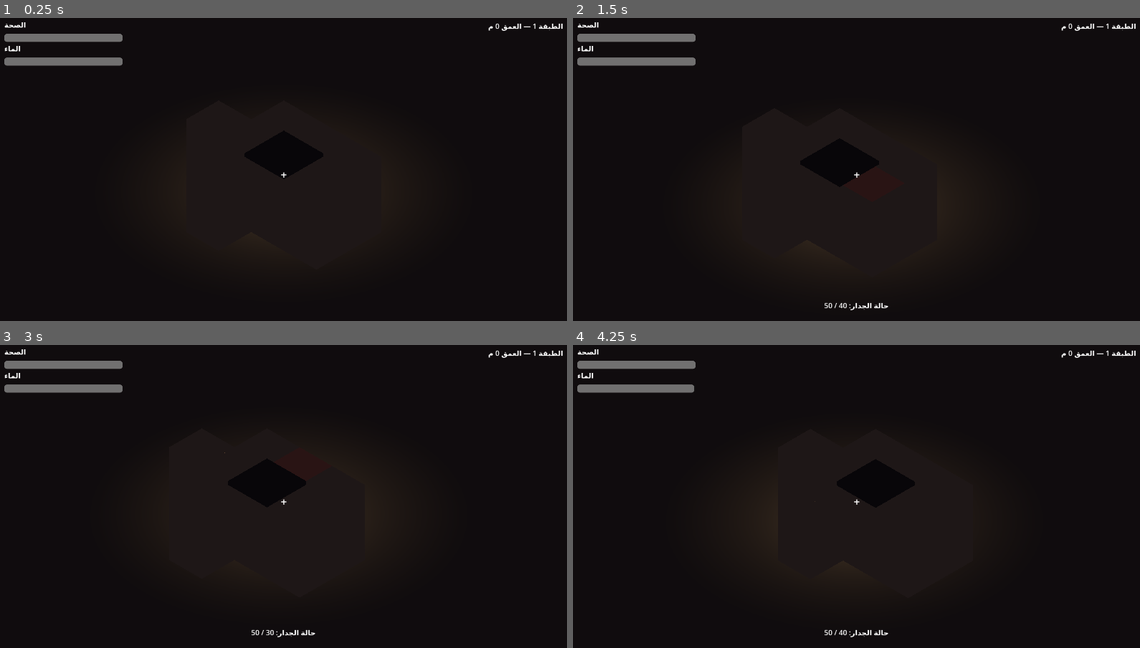
Above: before the commit, frames 1-4 (two rows, left to right).
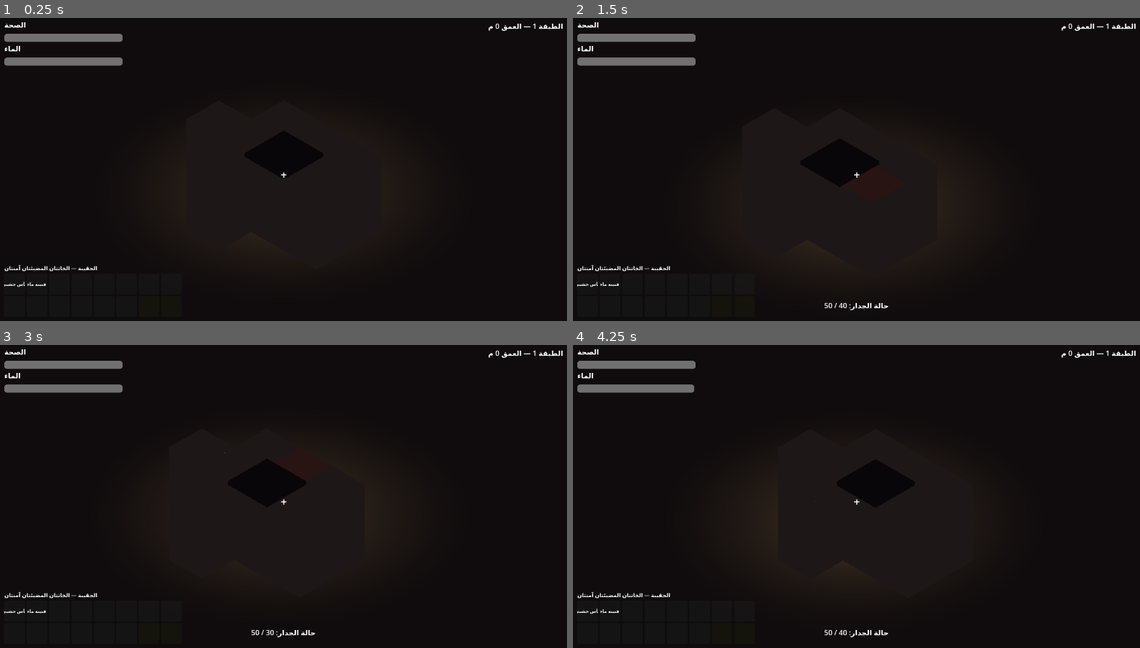
Above: after the commit, the same moments.

Repository: vallenelreec-ux/Abyss-Pod
Game: Godot game, scene res://scenes/world/Main.tscn
The game is run twice, just before and just after one commit, with the same random seed, the same clock (stepped at 60 frames per second) and the same inputs.
Inputs (mouse positions are in pixels of both pictures, inside the frame that each line leads up to):
- Up to frame 1 (0.25 s): no input
- Up to frame 2 (1.5 s): tap Enter at 0.5 s; move the mouse to (981, 157) at 0.52 s; press the mouse at (981, 157) at 0.53 s; hold D (move_right) 0.53-1.28 s; tap Space (jump) at 0.77 s; move the mouse to (743, 190) at 1.27 s; release the mouse at (743, 190) at 1.28 s; hold S (move_back) from 1.28 s (still down); click (743, 190) at 1.35 s
- Up to frame 3 (3 s): tap Space (jump) at 1.52 s; move the mouse to (340, 429) at 2.02 s; release S (move_back) at 2.03 s; press the mouse at (340, 429) at 2.03 s; hold D (move_right) 2.03-2.78 s; move the mouse to (255, 566) at 2.77 s; release the mouse at (255, 566) at 2.78 s; hold W (move_forward) from 2.78 s (still down); click (255, 566) at 2.85 s
- Up to frame 4 (4.25 s): tap Space (jump) at 3.02, 3.77 s; move the mouse to (1026, 551) at 3.52 s; release W (move_forward) at 3.53 s; press the mouse at (1026, 551) at 3.53 s; hold A (move_left) from 3.53 s (still down)

The runs differ from the first frame. In frame 1, 0.2% of the frame differs, in the area x 0-18%, y 81-89%; in frame 2, 0.2%; in frame 3, 0.2%; in frame 4, 0.2%.

Commit message:
Milestone 3: inventory system (16 slots, 2 safe), HUD bag UI, starting gear, wall drops
Co-authored-by: vallenelreec-ux <vallenelreec-ux@users.noreply.github.com>

Diff:
--- a/scenes/player/Player.tscn
+++ b/scenes/player/Player.tscn
@@ -1,7 +1,8 @@
-[gd_scene load_steps=6 format=3]
+[gd_scene load_steps=7 format=3]
 
 [ext_resource type="Script" path="res://scripts/player/player.gd" id="1_player"]
 [ext_resource type="Script" path="res://scripts/digging/digging.gd" id="2_digging"]
+[ext_resource type="Script" path="res://scripts/systems/inventory.gd" id="3_inventory"]
 
 [sub_resource type="CapsuleShape3D" id="capsule"]
 radius = 0.35
@@ -42,3 +43,6 @@
 
 [node name="SwingTimer" type="Timer" parent="Digging"]
 one_shot = true
+
+[node name="Inventory" type="Node" parent="."]
+script = ExtResource("3_inventory")
--- a/scenes/ui/HUD.tscn
+++ b/scenes/ui/HUD.tscn
@@ -90,3 +90,24 @@
 theme_override_font_sizes/font_size = 20
 text = ""
 horizontal_alignment = 1
+
+[node name="InventoryPanel" type="VBoxContainer" parent="Root"]
+anchor_top = 1.0
+anchor_bottom = 1.0
+offset_left = 16.0
+offset_top = -160.0
+offset_right = 440.0
+offset_bottom = -16.0
+grow_vertical = 0
+theme_override_constants/separation = 4
+
+[node name="InvLabel" type="Label" parent="Root/InventoryPanel"]
+layout_mode = 2
+theme_override_font_sizes/font_size = 12
+text = "الحقيبة — الخانتان المضيئتان آمنتان"
+
+[node name="Grid" type="GridContainer" parent="Root/InventoryPanel"]
+layout_mode = 2
+columns = 8
+theme_override_constants/h_separation = 4
+theme_override_constants/v_separation = 4
--- a/scripts/digging/digging.gd
+++ b/scripts/digging/digging.gd
@@ -8,6 +8,13 @@
 const HITS_PER_WATER_TICK := 5
 const WATER_COST_PER_TICK := 1.0
 const SWING_COOLDOWN := 0.45
+## الغنيمة عند كسر الجدار حسب نوعه (الفراغ لا يعطي شيئاً) — جسر اختبار للمرحلة 3.
+const DROP_BY_HINT := {
+	0: "ore_rock",
+	1: "ore_metal",
+	2: "",
+	3: "water_sample",
+}
 
 var _hits_since_water_tick := 0
 
@@ -36,3 +43,7 @@
 			player.use_water(WATER_COST_PER_TICK)
 		if "hp" in target:
 			wall_hit.emit(target.hp, target.max_hp)
+			if target.hp <= 0.0 and "hint" in target:
+				var drop: String = DROP_BY_HINT.get(target.hint, "")
+				if not drop.is_empty():
+					player.inventory.add_item(drop)
--- a/scripts/player/player.gd
+++ b/scripts/player/player.gd
@@ -18,8 +18,13 @@
 ## آخر اتجاه حركة أفقي، يستخدمه نظام الحفر لتحديد الجدار المستهدف.
 var last_move_dir := Vector3(0, 0, -1)
 
+@onready var inventory: Node = $Inventory
+
 func _ready() -> void:
 	spawn_point = global_position
+	# التجهيز الابتدائي حسب GDD: فأس خشبي وقنينة ماء
+	inventory.add_item("axe_wood")
+	inventory.add_item("water_bottle")
 	health_changed.emit(health, MAX_HEALTH)
 	water_changed.emit(water, MAX_WATER)
 
--- /dev/null
+++ b/scripts/systems/inventory.gd
@@ -0,0 +1,60 @@
+extends Node
+## نظام المخزون: 16 خانة فقط، كل عنصر يشغل خانة واحدة (بلا تكديس)،
+## والخانتان الأخيرتان آمنتان ولا يفقد محتواهما عند الموت (المرحلة 5).
+
+signal changed(items: Array)
+
+const SLOT_COUNT := 16
+const SAFE_SLOTS := [14, 15]
+
+var items: Array = []
+
+func _ready() -> void:
+	items.resize(SLOT_COUNT)
+	items.fill("")
+
+func is_safe_slot(index: int) -> bool:
+	return index in SAFE_SLOTS
+
+## يضيف عنصراً في أول خانة فارغة. prefer_safe يبحث في الخانات الآمنة أولاً.
+## يعيد false إن امتلأت الحقيبة — قرار تكتيكي: ماذا يحمل اللاعب وماذا يترك.
+func add_item(item_id: String, prefer_safe := false) -> bool:
+	if item_id.is_empty():
+		return false
+	var order: Array = range(SLOT_COUNT)
+	if prefer_safe:
+		order = SAFE_SLOTS.duplicate()
+		for i in range(SLOT_COUNT):
+			if not order.has(i):
+				order.append(i)
+	for i in order:
+		if items[i] == "":
+			items[i] = item_id
+			changed.emit(items)
+			return true
+	return false
+
+func remove_item(item_id: String) -> bool:
+	for i in SLOT_COUNT:
+		if items[i] == item_id:
+			items[i] = ""
+			changed.emit(items)
+			return true
+	return false
+
+func has_item(item_id: String) -> bool:
+	return items.has(item_id)
+
+func is_full() -> bool:
+	return not items.has("")
+
+## الخانات الآمنة فقط: تُستخدم لحفظ الموارد النادرة.
+func add_to_safe_slot(item_id: String) -> bool:
+	if item_id.is_empty():
+		return false
+	for i in SAFE_SLOTS:
+		if items[i] == "":
+			items[i] = item_id
+			changed.emit(items)
+			return true
+	return add_item(item_id)
--- /dev/null
+++ b/scripts/systems/items.gd
@@ -0,0 +1,10 @@
+class_name Items
+## سجل العناصر: معرّف كل عنصر واسمه المعروض في الواجهة.
+
+const DATA := {
+	"axe_wood": {"name": "فأس خشبي"},
+	"water_bottle": {"name": "قنينة ماء"},
+	"ore_rock": {"name": "خام صخري"},
+	"ore_metal": {"name": "خام معدني"},
+	"water_sample": {"name": "عينة ماء"},
+}
--- a/scripts/ui/hud.gd
+++ b/scripts/ui/hud.gd
@@ -1,16 +1,38 @@
 extends CanvasLayer
-## واجهة اللعب: الصحة، الماء، مؤشر التصويب، وعمق الطبقة.
+## واجهة اللعب: الصحة، الماء، الحقيبة (16 خانة)، مؤشر التصويب، وعمق الطبقة.
+
+const SLOT_SIZE := 46.0
+const SAFE_SLOT_COLOR := Color(1.0, 1.0, 0.45)
 
 @onready var health_bar: ProgressBar = $Root/TopLeft/HealthBar
 @onready var water_bar: ProgressBar = $Root/TopLeft/WaterBar
 @onready var depth_label: Label = $Root/DepthLabel
 @onready var wall_label: Label = $Root/WallInfo
 @onready var message_label: Label = $Root/Message
+@onready var inventory_grid: GridContainer = $Root/InventoryPanel/Grid
 
 var _player: CharacterBody3D
+var _slot_labels: Array = []
 
 func _ready() -> void:
 	_player = get_parent().get_node("Player")
+	_build_inventory_grid()
+
+func _build_inventory_grid() -> void:
+	for i in _player.inventory.SLOT_COUNT:
+		var panel := Panel.new()
+		panel.custom_minimum_size = Vector2(SLOT_SIZE, SLOT_SIZE)
+		if _player.inventory.is_safe_slot(i):
+			panel.self_modulate = SAFE_SLOT_COLOR
+		var label := Label.new()
+		label.set_anchors_and_offsets_preset(Control.PRESET_FULL_RECT)
+		label.horizontal_alignment = HORIZONTAL_ALIGNMENT_CENTER
+		label.vertical_alignment = VERTICAL_ALIGNMENT_CENTER
+		label.add_theme_font_size_override("font_size", 10)
+		label.clip_text = true
+		panel.add_child(label)
+		inventory_grid.add_child(panel)
+		_slot_labels.append(label)
 
 func _process(_delta: float) -> void:
 	var depth := maxf(0.0, -_player.global_position.y)
@@ -34,6 +56,12 @@
 func on_player_died() -> void:
 	_show_message("لقد مت! عدت إلى الغرفة الآمنة", 3.0)
 
+## يعرض محتوى الحقيبة: اسم العنصر في كل خانة، والخانات الفارغة بلا نص.
+func update_inventory(items: Array) -> void:
+	for i in _slot_labels.size():
+		var id: String = items[i] if i < items.size() else ""
+		_slot_labels[i].text = Items.DATA[id]["name"] if id != "" else ""
+
 func _show_message(text: String, duration: float) -> void:
 	message_label.text = text
 	message_label.visible = true
--- a/scripts/world/main.gd
+++ b/scripts/world/main.gd
@@ -10,3 +10,5 @@
 	player.water_changed.connect(hud.on_water_changed)
 	player.died.connect(hud.on_player_died)
 	digger.wall_hit.connect(hud.on_wall_hit)
+	player.inventory.changed.connect(hud.update_inventory)
+	hud.update_inventory(player.inventory.items)
